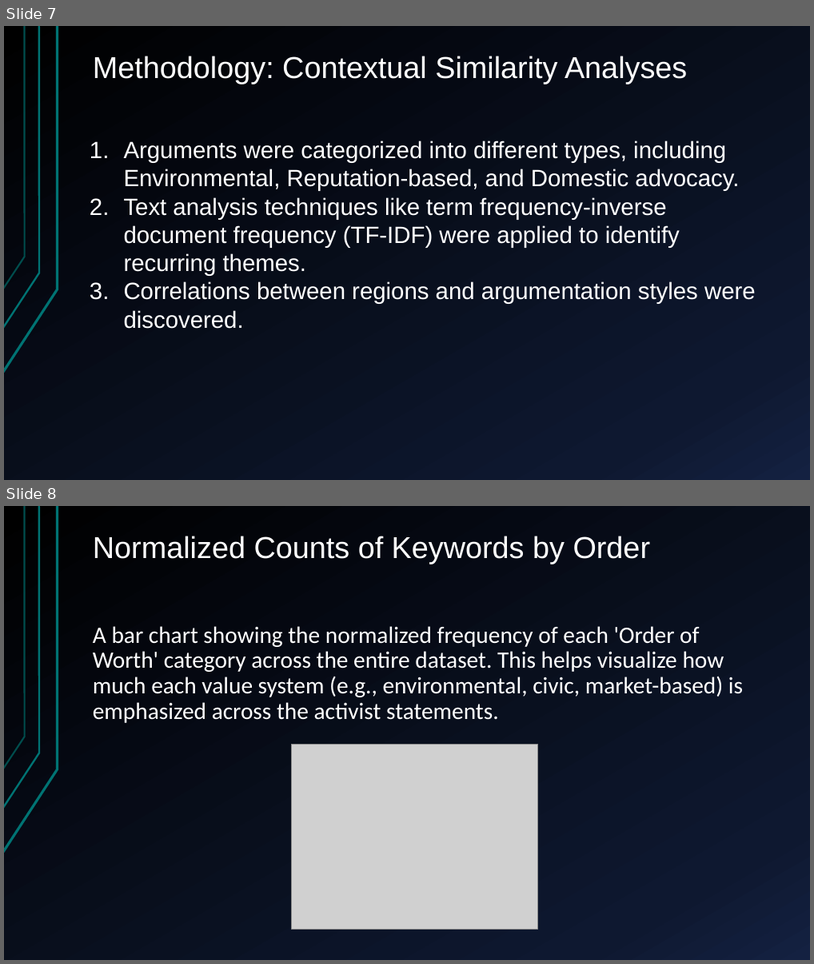
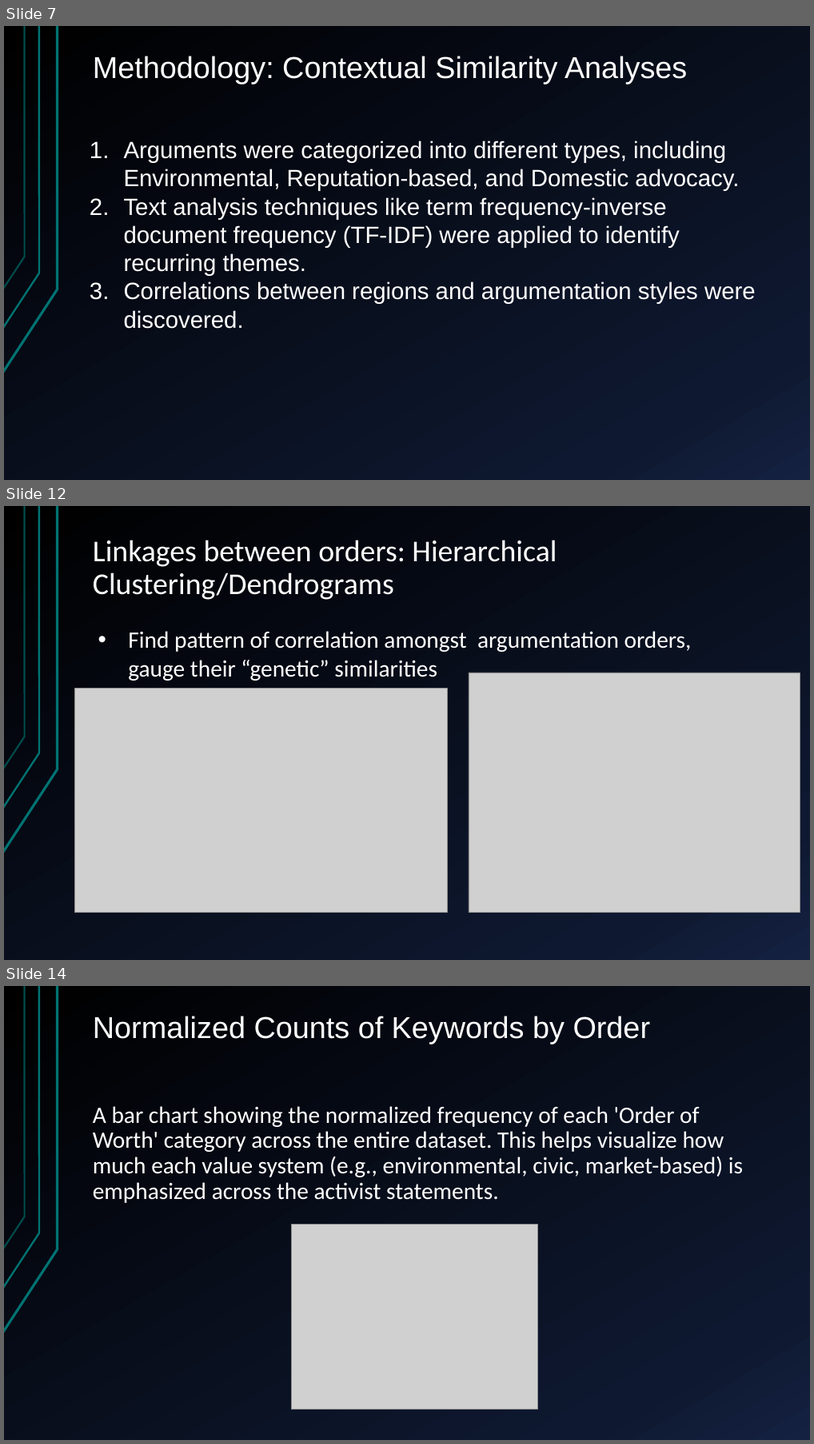
Before and after one commit to shrekapoor99/Springboard, a slide deck: Capstone_Presentation/CapstoneProject Presentation.pptm. Shown one above the other, each under a label of ours: slides 7 and 8 before the commit, slides 7, 12 and 14 after it; the slides between them are not shown. The pictures are 814x964 and 814x1444 pixels, drawn with LibreOffice and Linux fonts; fonts in the diff are those of the drawing; grey boxes stand for pictures. Boxes give left, top, right and bottom in pixels: in the first picture for what was removed or moved away, otherwise in the second. Text is boxed around its words. In the diff, an @@ line names an element or a change of style, - is before the commit and + after.

```diff
--- a/Capstone_Presentation/CapstoneProject Presentation.pptm
+++ b/Capstone_Presentation/CapstoneProject Presentation.pptm
@@ slide 12 added at (4,506,810,960), background gradient #000000 to #0F1931 to #142242; not listed: 3 template elements that a slide beside it also shows @@
@@ title added at (93,540,557,600), 36 pt, text #FFFFFF @@
+Linkages between orders: Hierarchical Clustering/Dendrograms
@@ text added at (128,631,692,680), 28 pt, text #FFFFFF @@
+• Find pattern of correlation amongst argumentation orders, gauge their “genetic” similarities
@@ picture added at (469,672,800,912) @@
@@ picture added at (74,688,447,912) @@
@@ what was slide 8 is now slide 14 @@
```
Also in this commit, not shown: 2 slides changed, 9 other slides added.
